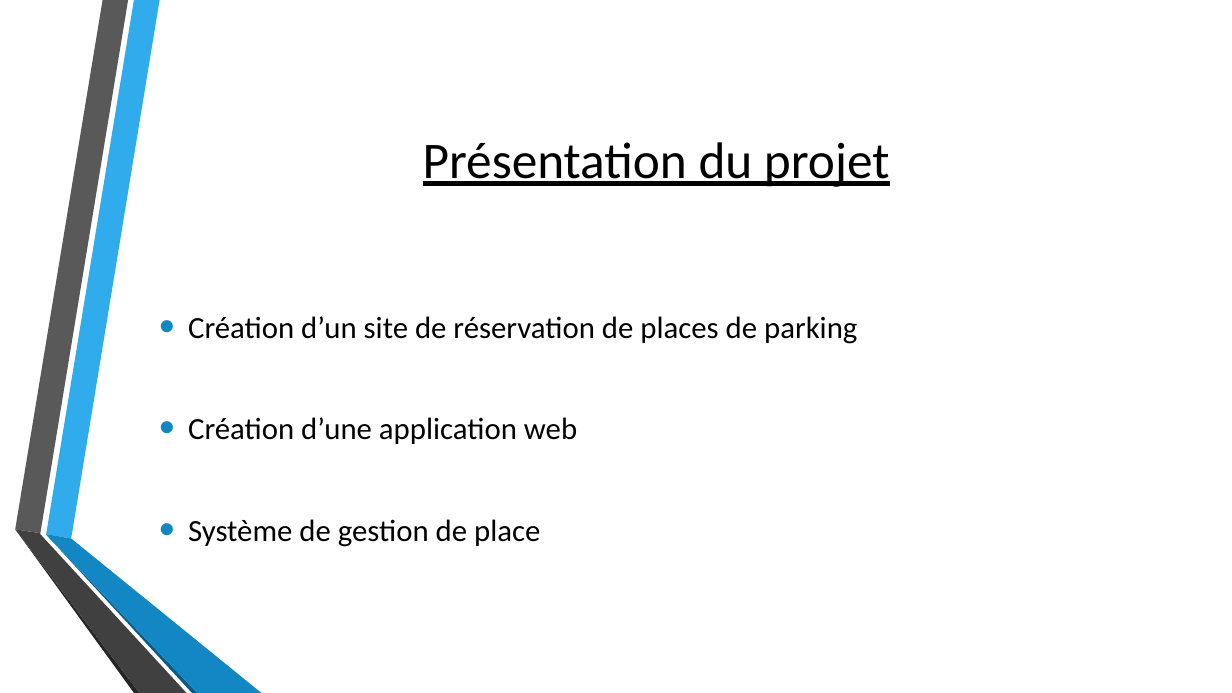
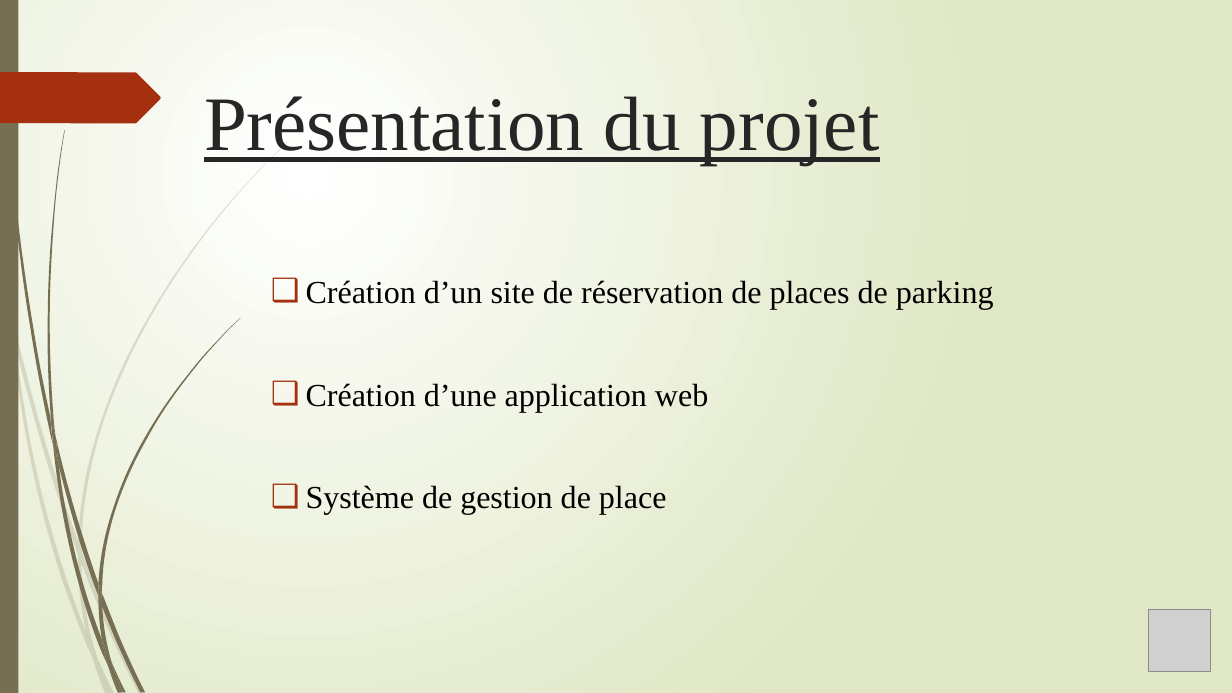
Before and after one commit to PaulGoncalves/ProjetParking, a slide deck: slide 3 of PPE Park’in.pptx. Drawn at 1232x693 pixels with LibreOffice and Linux fonts; fonts in the diff are those of the drawing; grey boxes stand for pictures; background and template pictures are left out. Boxes give left, top, right and bottom in pixels: in the first picture for what was removed or moved away, otherwise in the second. Text is boxed around its words. In the diff, an @@ line names an element or a change of style, - is before the commit and + after.

```diff
--- a/PPE Park’in.pptx
+++ b/PPE Park’in.pptx
@@ background picture (left out) to gradient #FFFFFF to #DFE8C4 @@
@@ rectangle added at (0, 0, 18, 693), fill #766F54 @@
@@ freeform shape removed at (46, 0, 160, 539) @@
@@ freeform shape added at (0, 72, 161, 123), fill #A53010 @@
@@ title "Présentation du projet": place and size @@
-title "Présentation du projet" at (423, 142, 890, 187)
+title "Présentation du projet" at (204, 96, 879, 165)
@@ title "Présentation du projet" at (204, 96, 879, 165): size 40 to 60 pt, font Calibri to Times New Roman, text colour #000000 to #262626; alignment centre to left; vertical alignment middle to top @@
@@ freeform shape: place and size @@
-freeform shape at (15, 0, 128, 533)
+freeform shape at (47, 130, 65, 436)
@@ freeform shape at (47, 130, 65, 436): fill #595959 to #766F54 @@
@@ text "Création d’un site de réservation ...": place and size @@
-text "Création d’un site de réservation ..." at (188, 316, 857, 547)
+text "Création d’un site de réservation ..." at (306, 280, 994, 515)
@@ text "Création d’un site de réservation ..." at (306, 280, 994, 515): size 24 to 25 pt, font Calibri to Times New Roman; bullet • to ❑; bullet colour #1287C3 to #A53010; vertical alignment middle to top @@
@@ freeform shape removed at (15, 530, 186, 693) @@
@@ freeform shape removed at (46, 534, 262, 693) @@
@@ freeform shape: place and size @@
-freeform shape at (15, 530, 139, 693)
+freeform shape at (78, 554, 97, 657)
@@ freeform shape at (78, 554, 97, 657): fill #262626 to #766F54 at 20% opacity @@
@@ freeform shape: place and size @@
-freeform shape at (46, 535, 198, 693)
+freeform shape at (81, 551, 143, 693)
@@ freeform shape at (81, 551, 143, 693): fill #0C5A82 to #766F54 at 20% opacity @@
@@ picture added at (1149, 610, 1211, 672) @@
@@ group added at (0, 141, 288, 693): 8 freeform shapes @@
@@ group added at (3, 0, 240, 693): 11 freeform shapes @@
```
Also in this commit, not shown: 4 other slides changed, 8 slides added, 5 slides removed.
